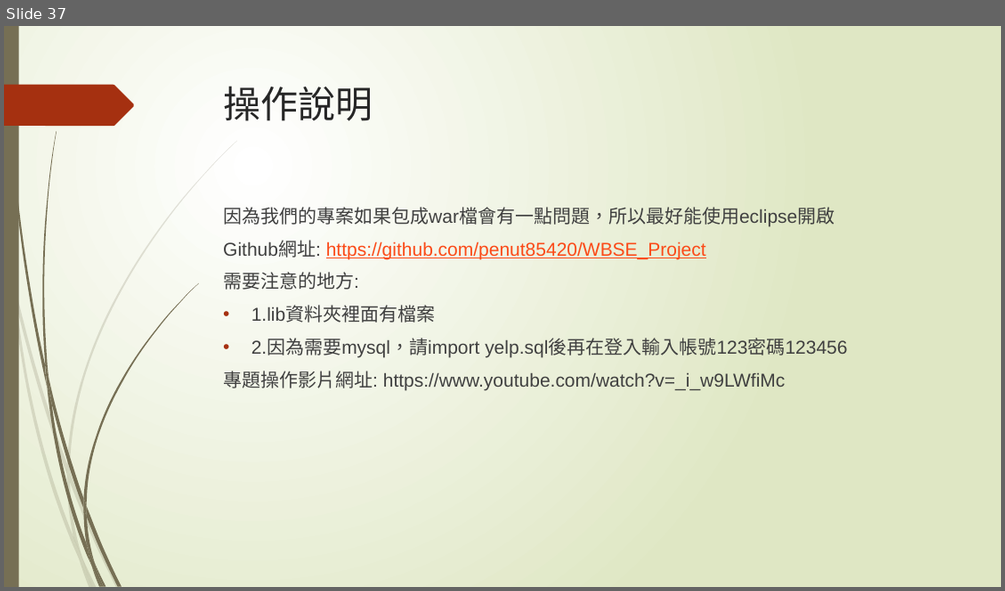
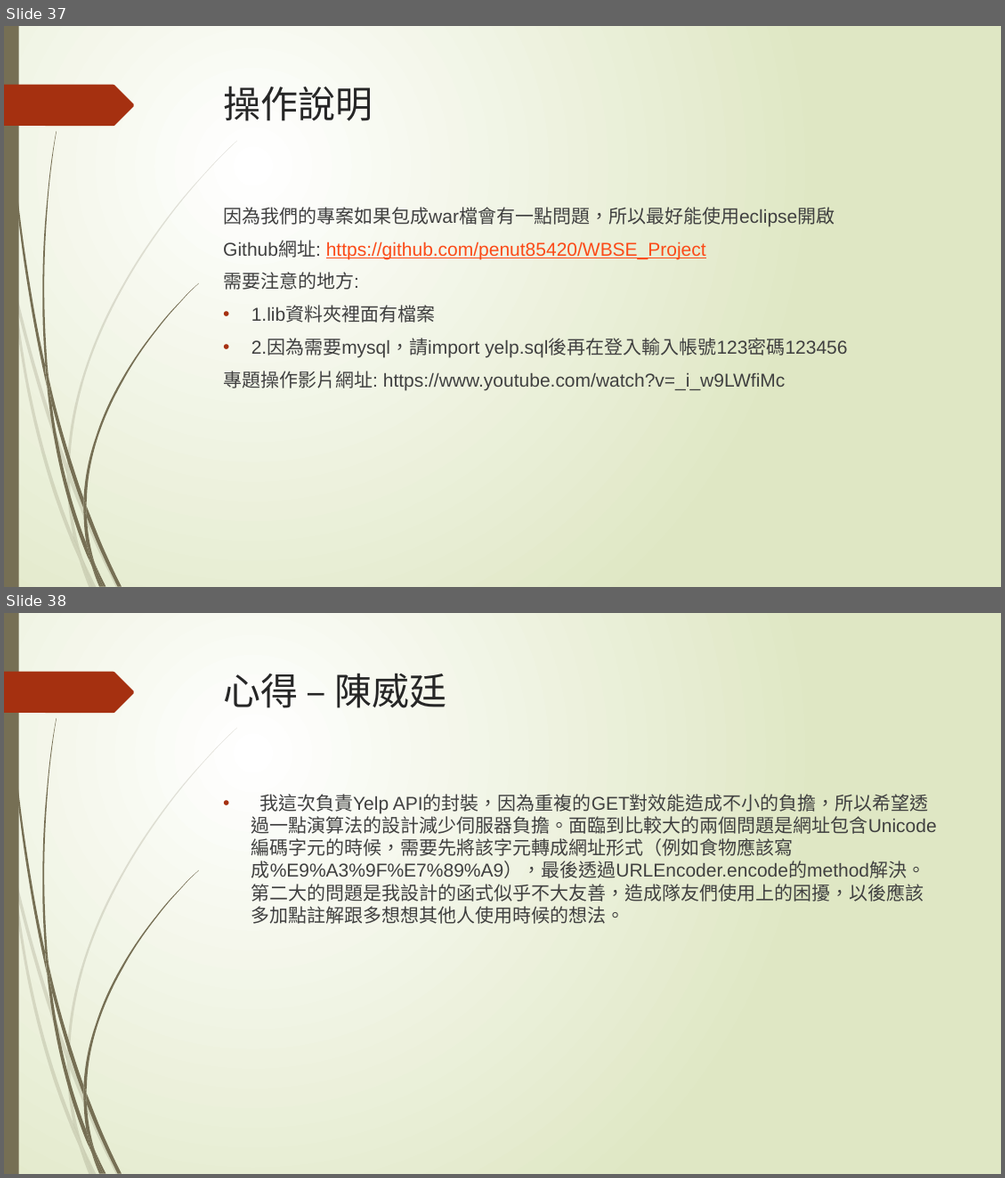
Before and after one commit to penut85420/WBSE_Project, a slide deck: 其他/YelpBlaBla.pptx. Shown one above the other, each under a label of ours: slide 37 before the commit, slides 37 and 38 after it. The pictures are 1005x591 and 1005x1178 pixels, drawn with LibreOffice and Linux fonts; fonts in the diff are those of the drawing. Boxes give left, top, right and bottom in pixels: in the first picture for what was removed or moved away, otherwise in the second. Text is boxed around its words. In the diff, an @@ line names an element or a change of style, - is before the commit and + after.

Commit message:
summary

```diff
--- a/其他/YelpBlaBla.pptx
+++ b/其他/YelpBlaBla.pptx
@@ slide 38 added at [4, 613, 1001, 1174], background gradient #FFFFFF to #DFE8C4; not listed: 24 template elements that a slide beside it also shows @@
@@ title added at [224, 673, 447, 708], 36 pt, text #262626 @@
+心得 – 陳威廷
@@ text added at [251, 794, 937, 924], 18 pt, text #404040 @@
+• 我這次負責Yelp API的封裝，因為重複的GET對效能造成不小的負擔，所以希望透過一點演算法的設計減少伺服器負擔。面臨到比較大的兩個問題是網址包含Unicode編碼字元的時候，需要先將該字元轉成網址形式（例如食物應該寫成%E9%A3%9F%E7%89%A9），最後透過URLEncoder.encode的method解決。第二大的問題是我設計的函式似乎不大友善，造成隊友們使用上的困擾，以後應該多加點註解跟多想想其他人使用時候的想法。
```
